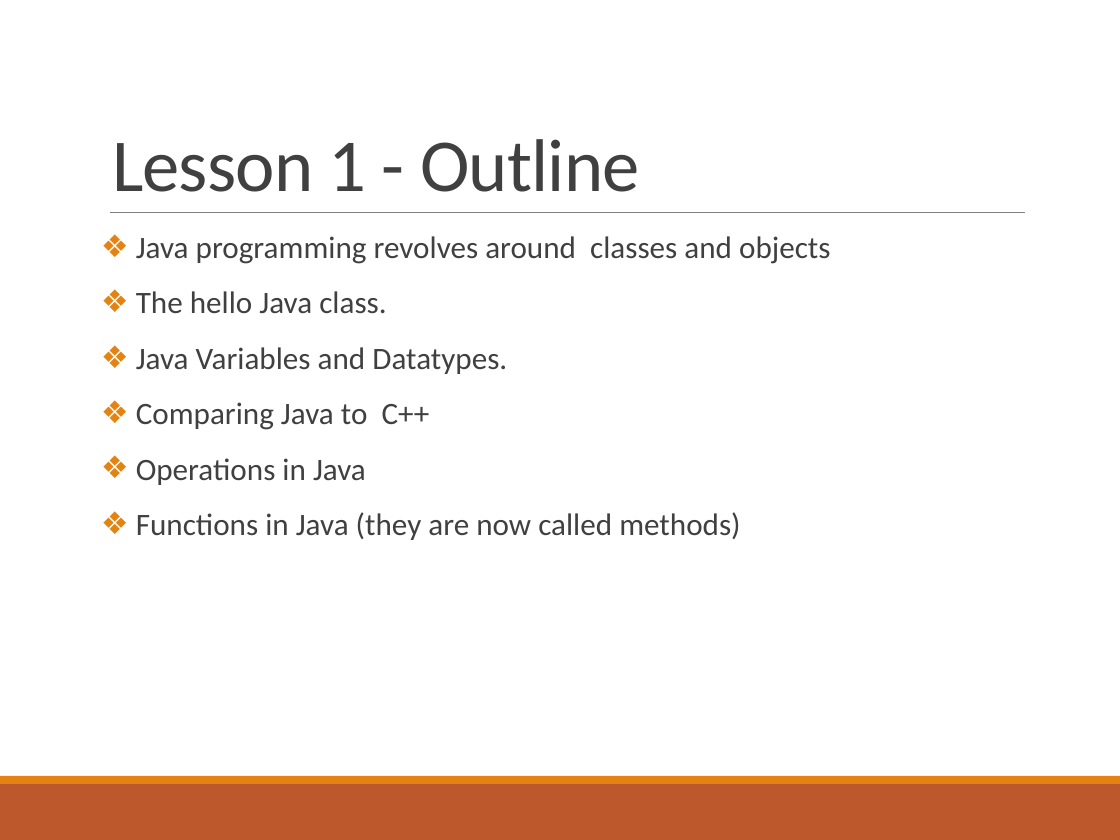
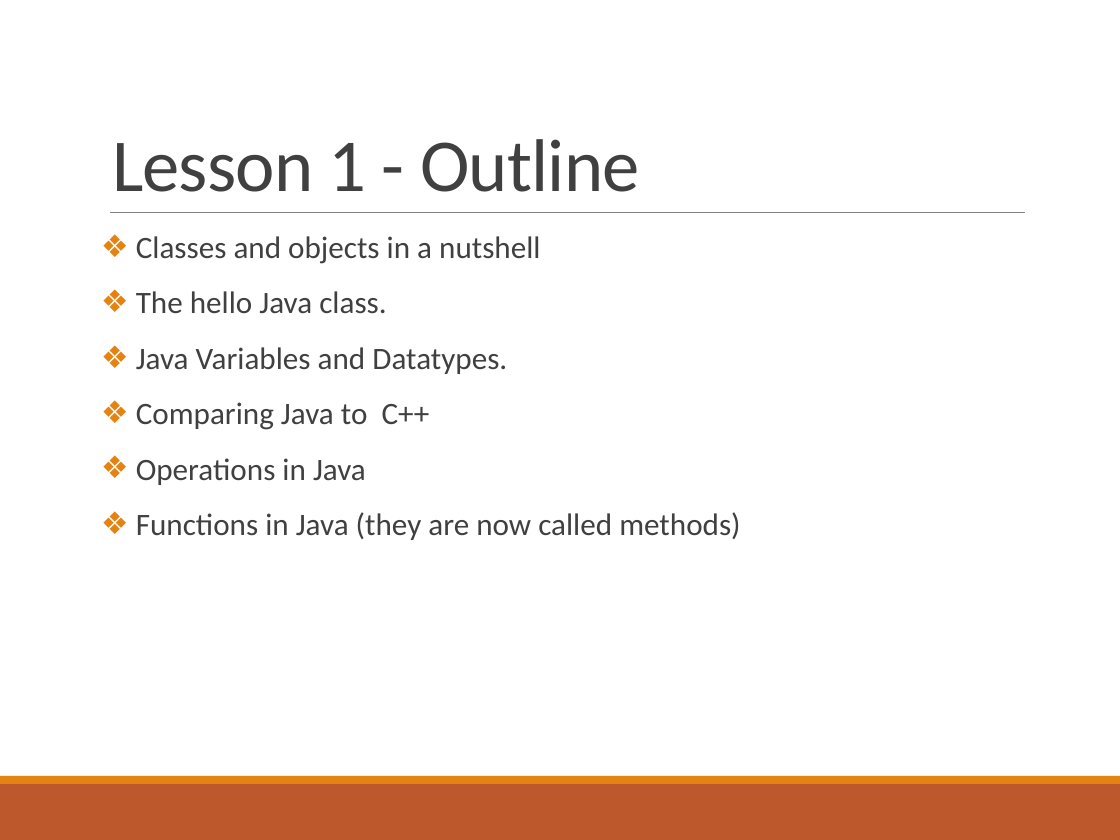
Before and after one commit to deeperj/dillinger, a slide deck: slide 4 of thesis/ukapp2/wqu_isc/sofware_design/Lesson 1 - Java.pptx (slide 3 before the commit). Drawn at 1120x840 pixels with LibreOffice and Linux fonts; fonts in the diff are those of the drawing. Boxes give left, top, right and bottom in pixels: in the first picture for what was removed or moved away, otherwise in the second. Text is boxed around its words. In the diff, an @@ line names an element or a change of style, - is before the commit and + after.

Commit message:
java09

```diff
--- a/thesis/ukapp2/wqu_isc/sofware_design/Lesson 1 - Java.pptx
+++ b/thesis/ukapp2/wqu_isc/sofware_design/Lesson 1 - Java.pptx
@@ text at box(136, 236, 540, 264): text changed @@
-❖ Java programming revolves around classes and objects
+❖ Classes and objects in a nutshell
```
Also in this commit, not shown: 4 other slides changed, 1 slide added.
